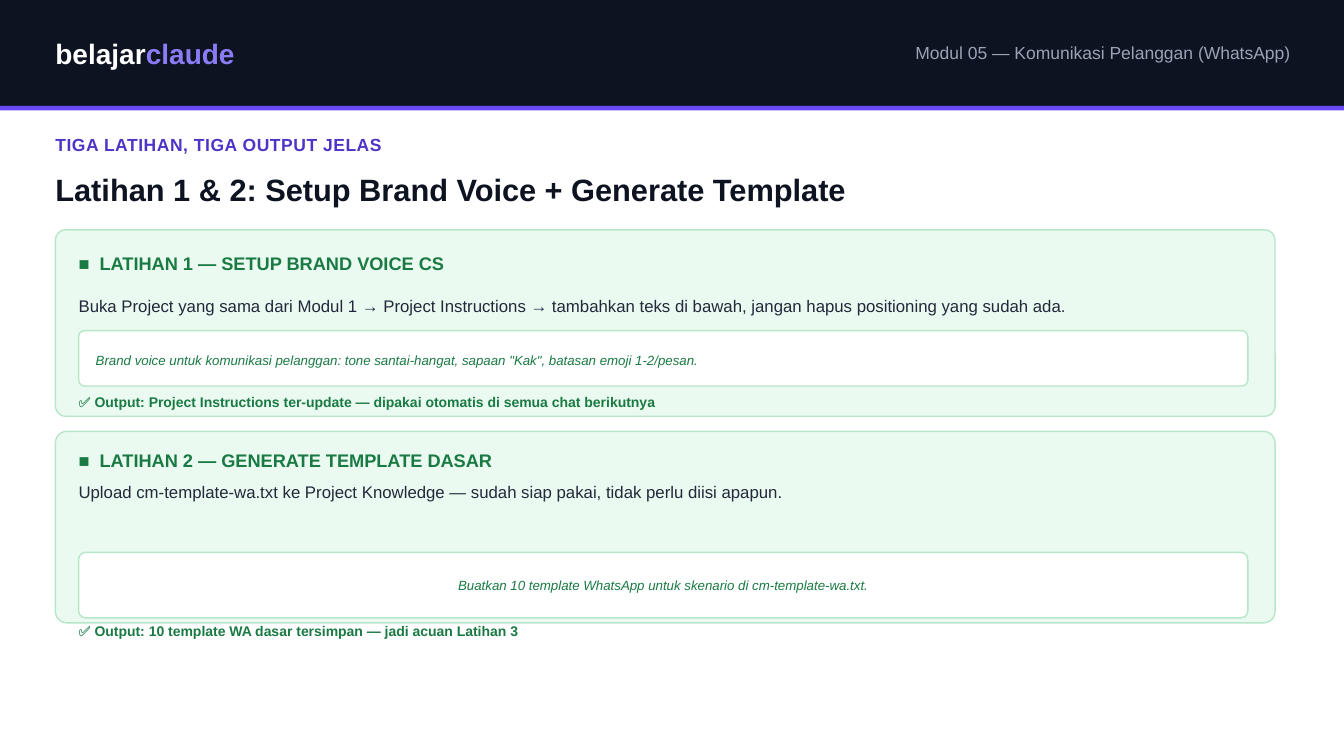
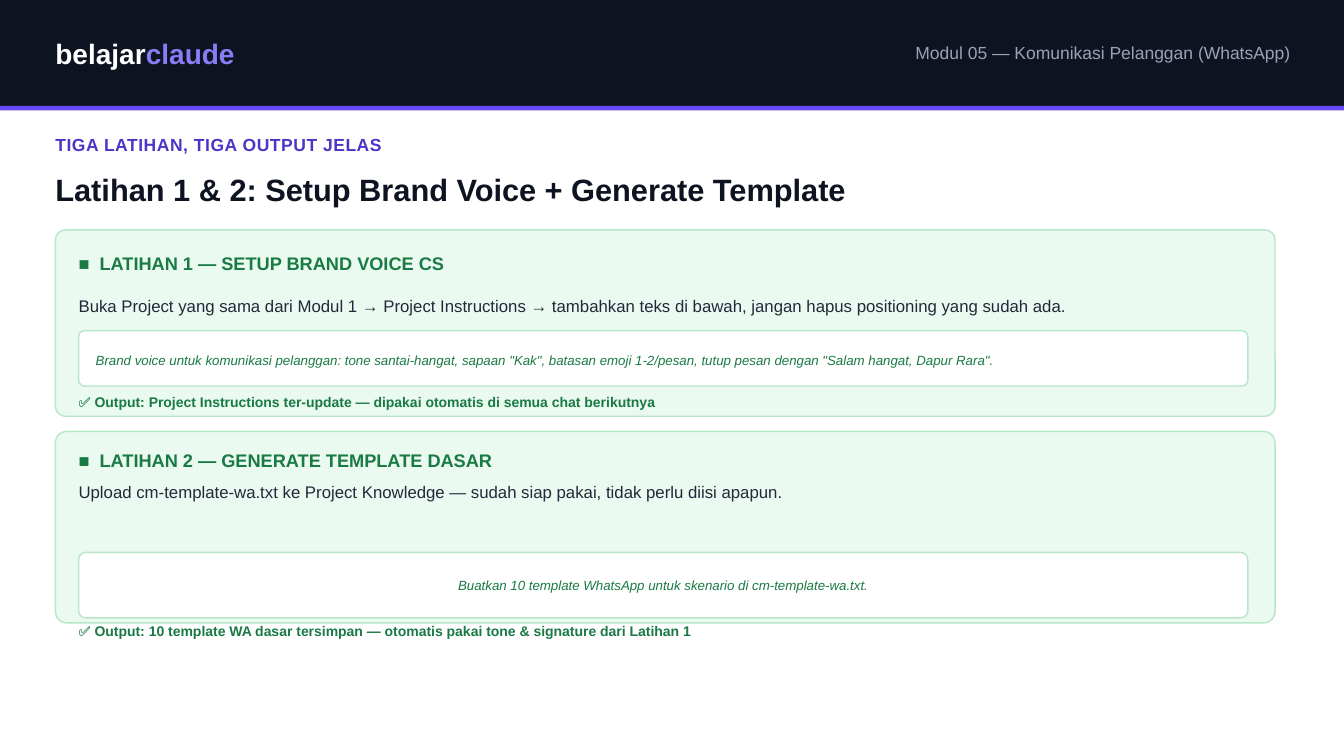
Before and after one commit to juliautomo/belajar-claude, a slide deck: slide 6 of Content-Marketing/M05-Komunikasi-Pelanggan/K3-M05-Komunikasi-Pelanggan.pptx (slide 7 before the commit). Drawn at 1344x756 pixels with LibreOffice and Linux fonts; fonts in the diff are those of the drawing. Boxes give left, top, right and bottom in pixels: in the first picture for what was removed or moved away, otherwise in the second. Text is boxed around its words. In the diff, an @@ line names an element or a change of style, - is before the commit and + after.

Commit message:
M05: remove redundant Buruk vs Baik section, wire Latihan 1-3 together
- Cut Contoh Prompt: Buruk vs Baik (redundant with Latihan 1+2, confusing sequencing)
- Latihan 1: brand voice now includes a signature line
- Latihan 2: output explicitly shows tone/signature carried over from Latihan 1
- Latihan 3: real customer-chat sample instead of abstract instruction
- PPTX: deleted redundant slide, fixed a pre-existing stale WA+Email eyebrow found during re-render, renumbered 8->7 slides

Checkpoint 105

```diff
--- a/Content-Marketing/M05-Komunikasi-Pelanggan/K3-M05-Komunikasi-Pelanggan.pptx
+++ b/Content-Marketing/M05-Komunikasi-Pelanggan/K3-M05-Komunikasi-Pelanggan.pptx
@@ text at bbox=[96, 355, 993, 368]: text changed @@
-Brand voice untuk komunikasi pelanggan: tone santai-hangat, sapaan "Kak", batasan emoji 1-2/pesan.
+Brand voice untuk komunikasi pelanggan: tone santai-hangat, sapaan "Kak", batasan emoji 1-2/pesan, tutup pesan dengan "Salam hangat, Dapur Rara".
@@ text at bbox=[95, 626, 691, 639]: text changed @@
-✅ Output: 10 template WA dasar tersimpan — jadi acuan Latihan 3
+✅ Output: 10 template WA dasar tersimpan — otomatis pakai tone & signature dari Latihan 1
```
Also in this commit, not shown: 2 other slides changed, 1 slide removed, 2 other files.
